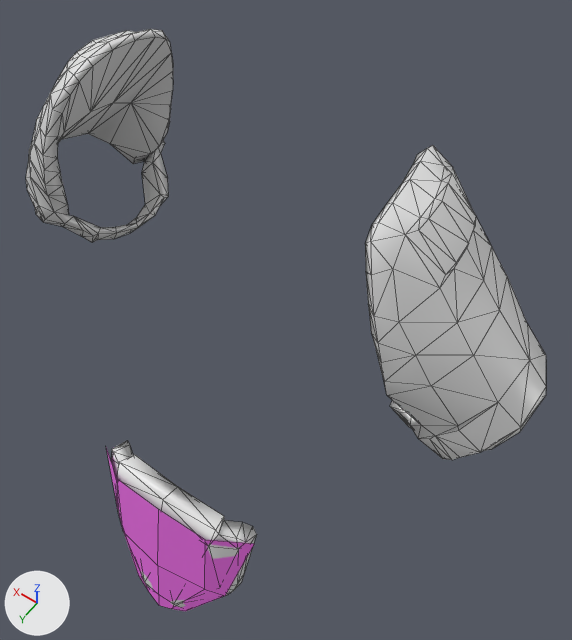
The FBX model SampleMod_NewCharacter/Assets/Characters/Vests/Vest_Sample/Vest_SampleVest_01_addon.fbx, before and after one commit.
Before and after are seen from a 50 mm lens placed at (-0.397, 0.413, 2.013), pointed at (-0.03, -0.101, 1.205). Every picture has the same lights, and +X, +Y and +Z are marked at lower left. Mesh edges are drawn as thin lines. Where no turn or scale is listed for an object, it has been applied to the vertices.

Names of what the first picture shows: 'Addons_LOD0', 'UTM_Armor_Addon'.
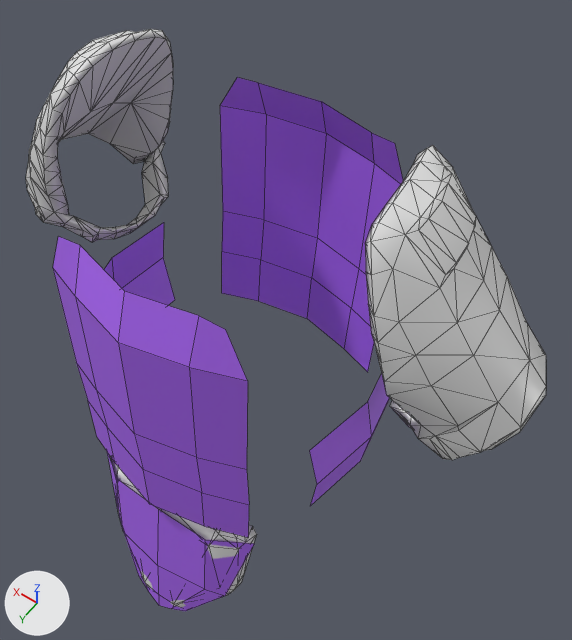
The edits, one by one:
Material 'Plate_samplevest_01_D9DF1E4F8B642820' (mat_plate_samplevest_01_d9df1e4f8b642820) changes colour from pink #fe73f6 to purple #b16afc; in linear values from (0.99, 0.173, 0.925) to (0.442, 0.144, 0.976).
Mesh me_plane is new.
It has 20 vertices, 8 faces and spans x -0.126..0.129, y -0.454..-0.095, z 0.169..0.25.
It uses material mat_plate_samplevest_01_d9df1e4f8b642820 (purple #b16afc).
Mesh me_plane_001 is new.
It has 32 vertices, 12 faces and spans x -0.203..0.203, y -0.43..-0.072, z -0.151..-0.034.
It uses material mat_plate_samplevest_01_d9df1e4f8b642820 (purple #b16afc).
Mesh me_plane_003 is new.
It has 20 vertices, 8 faces and spans x -0.128..0.129, y -0.454..-0.083, z 0.01..0.2.
It uses material mat_plate_samplevest_01_d9df1e4f8b642820 (purple #b16afc).
Mesh me_plane_002 is new.
It has 32 vertices, 12 faces and spans x -0.203..0.203, y -0.439..-0.078, z -0.067..0.037.
It uses material mat_plate_samplevest_01_d9df1e4f8b642820 (purple #b16afc).
Object 'UTM_Armor4' (ob_utm_armor4) is new; it shows me_plane.
Its location is (0.0, 0.229, 1.217).
Object 'UTM_Armor1' (ob_utm_armor1) is new; it shows me_plane_001.
Its location is (0.0, 0.229, 1.217).
Object 'UTM_Armor3' (ob_utm_armor3) is new; it shows me_plane_003.
Its location is (0.0, 0.229, 1.217).
Object 'UTM_Armor2' (ob_utm_armor2) is new; it shows me_plane_002.
Its location is (0.0, 0.229, 1.217).

Changed parts and their boxes [x1, y1, x2, y2] in the pictures (572 x 640 px):
'UTM_Armor3', added (purple): after [53, 106, 401, 469]
'UTM_Armor2', added (purple): after [76, 212, 390, 504]
'UTM_Armor4', added (purple): after [53, 77, 403, 381]
'UTM_Armor1', added (purple): after [88, 252, 390, 538]
'UTM_Armor_Addon', recoloured (pink to purple): [106, 448, 254, 611] in both
